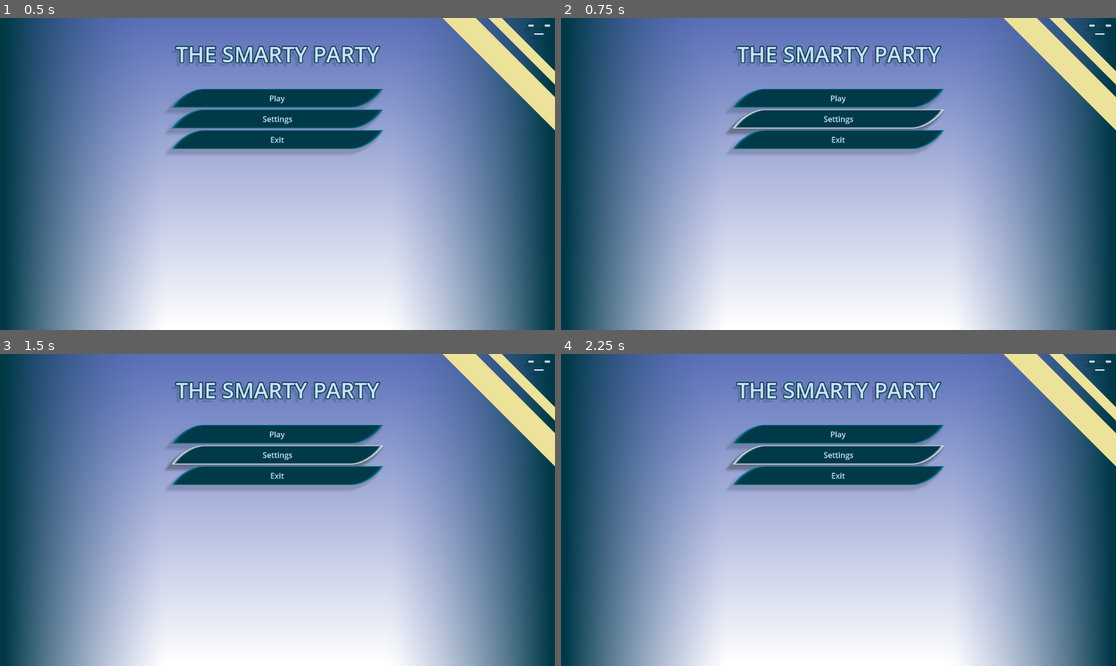
Above: before the commit, frames 1-4 (two rows, left to right).
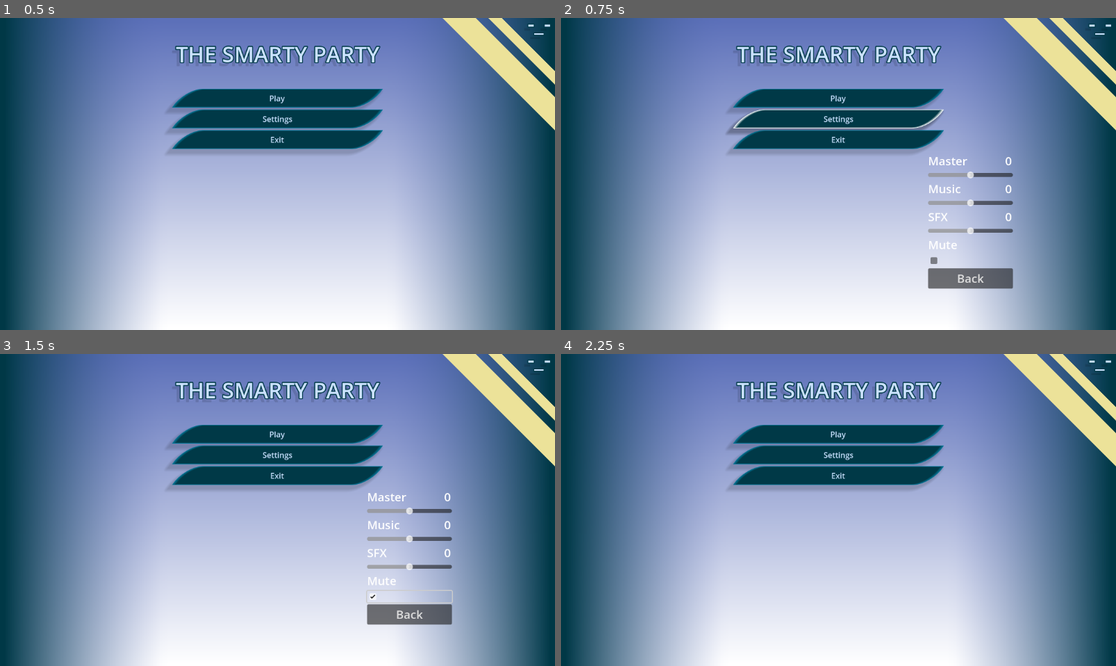
Above: after the commit, the same moments.

Repository: drigon573/The-Smarty-Party
Game: Godot game, scene res://Menus/MainMenu.tscn
Same seed, same stepped clock (60 frames per second), same inputs: the game is played once before the commit and once after it.
Inputs (mouse positions are in pixels of both pictures, inside the frame that each line leads up to):
- Up to frame 1 (0.5 s): no input
- Up to frame 2 (0.75 s): click "Settings" at 0.5 s
- Up to frame 3 (1.5 s): click (410, 597) at 1.27 s
- Up to frame 4 (2.25 s): click (971, 612) at 2 s, where only the run after the commit has a clickable "Back"

Frame 1 is identical in both runs. In frame 2, 1.9% of the frame differs, in the area x 66-82%, y 44-87%; in frame 3, 2.6%, in the area x 30-82%, y 29-87%; in frame 4, 0.6%.

Commit message:
copied settings for audio stuff from darkstew

Diff:
--- a/Menus/MainMenu.tscn
+++ b/Menus/MainMenu.tscn
@@ -6,6 +6,7 @@
 [ext_resource type="ButtonGroup" uid="uid://dqo68p6cbxr8" path="res://new_button_group.tres" id="4_bh8b5"]
 [ext_resource type="AudioStream" uid="uid://do5my8r2nne1k" path="res://Assets/spongebob-fail.mp3" id="5_cgase"]
 [ext_resource type="AudioStream" uid="uid://wmotssklbkru" path="res://Assets/eagle-rahhh.mp3" id="5_lcyuw"]
+[ext_resource type="PackedScene" uid="uid://dm520ml31opda" path="res://Menus/settings.tscn" id="7_asc4w"]
 
 [sub_resource type="Gradient" id="Gradient_pumre"]
 colors = PackedColorArray(1, 1, 1, 1, 1, 1, 1, 0)
@@ -63,6 +64,7 @@
 stream = ExtResource("2_7atbx")
 volume_db = -17.0
 autoplay = true
+bus = &"Music"
 parameters/looping = true
 
 [node name="Background" type="Control" parent="."]
@@ -134,7 +136,6 @@
 vertical_alignment = 1
 
 [node name="Main Menu" type="Control" parent="."]
-visible = false
 layout_mode = 3
 anchors_preset = 0
 offset_right = 1152.0
@@ -358,6 +359,7 @@
 text = "Settings"
 
 [node name="Question" type="Control" parent="."]
+visible = false
 layout_mode = 3
 anchors_preset = 0
 offset_right = 1152.0
@@ -538,6 +540,7 @@
 
 [node name="Correct Player" type="AudioStreamPlayer" parent="Question/Correct"]
 stream = ExtResource("5_lcyuw")
+bus = &"SFX"
 
 [node name="Incorrect" type="Node2D" parent="Question"]
 visible = false
@@ -587,7 +590,17 @@
 [node name="Wrong Player" type="AudioStreamPlayer" parent="Question/Incorrect"]
 stream = ExtResource("5_cgase")
 volume_db = -5.0
+bus = &"SFX"
+
+[node name="Settings" parent="." instance=ExtResource("7_asc4w")]
+visible = false
+offset_left = 850.0
+offset_top = 381.0
+offset_right = 850.0
+offset_bottom = 381.0
 
 [connection signal="pressed" from="Main Menu/VBoxContainer/Play" to="." method="_on_play_pressed"]
+[connection signal="pressed" from="Main Menu/VBoxContainer/Settings" to="." method="_on_settings_pressed"]
+[connection signal="pressed" from="Main Menu/VBoxContainer/Exit" to="." method="_on_exit_pressed"]
 [connection signal="pressed" from="Question/Back Button" to="." method="_on_back_button_pressed"]
 [connection signal="pressed" from="Question/ItemList/MarginContainer/GridContainer/Submit" to="." method="_on_submit_pressed"]
--- a/Menus/main_menu.gd
+++ b/Menus/main_menu.gd
@@ -10,8 +10,11 @@
 @onready var correctPlayer = $"Question/Correct/Correct Player"
 @onready var wrong = $Question/Incorrect
 @onready var wrongPlayer = $"Question/Incorrect/Wrong Player"
+@onready var questionBox = $Question/Label
+
 
 @onready var correctAnswer
+@onready var questionCounter: int = 0
 
 func _ready() -> void:
 	$"Main Menu".visible = true
@@ -26,6 +29,8 @@
 func _on_play_pressed() -> void:
 	$"Main Menu".visible = false
 	$Question.visible = true
+	questionCounter += 1
+	questionBox.text = " -= Question #" + str(questionCounter) + " =- "
 	randomCoords()
 
 func _on_submit_pressed() -> void:
@@ -58,6 +63,8 @@
 		name3.button_pressed = false
 		name4.button_pressed = false
 		#next question
+		questionCounter += 1
+		questionBox.text = " -= Question #" + str(questionCounter) + " =- "
 		randomCoords()
 
 var questionTotal = [0, 1, 2, 3, 4, 5, 6, 7, 8, 9] #number of floors in that theme - 1 bc it starts at 0
@@ -126,7 +133,7 @@
 		8:
 			question.text = "What is the densest planet in our solar system?"
 			name1.text = "Mars"
-			name2.text = "Naptune"
+			name2.text = "Neptune"
 			name3.text = "Saturn"
 			name4.text = "Earth"
 			correctAnswer = 4
@@ -143,6 +150,14 @@
 	levels -= 1
 	levelLabelNumber +=1
 	questionTotal.remove_at(inty)
+
+func _on_settings_pressed() -> void:
+	pass # Replace with function body.
+	$Settings.visible = true
+
+func _on_exit_pressed() -> void:
+	get_tree().quit()
+
 
 #func disbaleExit():
 	#if !Globals.hasPlayerVisitedMinesYet:
--- /dev/null
+++ b/Menus/settings.gd
@@ -0,0 +1,40 @@
+extends Control
+
+var master_volume: int = 0
+var music_volume: int = 0
+var sfx_volume: int = 0
+@onready var masterVolumeSlider = $"MarginContainer/VBoxContainer/Master Volume Slider"
+
+func _ready():
+	$".".visible = false
+	#sets value of slider to match volume value
+	$"MarginContainer/VBoxContainer/Master Volume Slider".set_value(master_volume)
+	$"MarginContainer/VBoxContainer/Music Volume Slider".set_value(music_volume)
+	$"MarginContainer/VBoxContainer/SFX Music Slider".set_value(sfx_volume)
+
+func _physics_process(delta: float) -> void:
+	if($".".visible):
+		$"MarginContainer/VBoxContainer/Master Volume/Master Volume Label".text = str(master_volume)
+		$"MarginContainer/VBoxContainer/Music Volume/Music Volume Label".text = str(music_volume)
+		$"MarginContainer/VBoxContainer/SFX Music/SFX Music Label".text = str(sfx_volume)
+
+func _on_master_volume_slider_value_changed(value: float) -> void:
+	AudioServer.set_bus_volume_db(0,value) #the 0 means the Master Bus
+	#actually changes volume
+	master_volume = value
+
+func _on_music_volume_slider_value_changed(value: float) -> void:
+	AudioServer.set_bus_volume_db(1,value) #the 1 means the Music Bus
+	#actually changes volume
+	music_volume = value
+
+func _on_sfx_music_slider_value_changed(value: float) -> void:
+	AudioServer.set_bus_volume_db(2,value) #the 2 means the Ambient Bus
+	#actually changes volume
+	sfx_volume = value
+
+func _on_check_box_toggled(toggled_on: bool) -> void:
+	AudioServer.set_bus_mute(0, $MarginContainer/VBoxContainer/CheckBox.button_pressed)
+
+func _on_return_to_main_menu_pressed() -> void:
+	$".".visible = false
--- /dev/null
+++ b/Menus/settings.tscn
@@ -0,0 +1,135 @@
+[gd_scene load_steps=2 format=3 uid="uid://dm520ml31opda"]
+
+[ext_resource type="Script" path="res://Menus/settings.gd" id="1_0wei2"]
+
+[node name="Settings" type="Control"]
+layout_mode = 3
+anchors_preset = 8
+anchor_left = 0.5
+anchor_top = 0.5
+anchor_right = 0.5
+anchor_bottom = 0.5
+grow_horizontal = 2
+grow_vertical = 2
+size_flags_horizontal = 4
+size_flags_vertical = 4
+script = ExtResource("1_0wei2")
+metadata/_edit_use_anchors_ = true
+
+[node name="MarginContainer" type="MarginContainer" parent="."]
+layout_mode = 1
+anchors_preset = 8
+anchor_left = 0.5
+anchor_top = 0.5
+anchor_right = 0.5
+anchor_bottom = 0.5
+offset_left = -88.0
+offset_top = -82.5
+offset_right = 88.0
+offset_bottom = 158.5
+grow_horizontal = 2
+grow_vertical = 2
+
+[node name="VBoxContainer" type="VBoxContainer" parent="MarginContainer"]
+layout_mode = 2
+
+[node name="AspectRatioContainer" type="AspectRatioContainer" parent="MarginContainer/VBoxContainer"]
+layout_mode = 2
+size_flags_vertical = 4
+
+[node name="MenuWall" type="Sprite2D" parent="MarginContainer/VBoxContainer/AspectRatioContainer"]
+position = Vector2(90.75, 90.5)
+scale = Vector2(1.05838, 1)
+
+[node name="Master Volume" type="Label" parent="MarginContainer/VBoxContainer"]
+layout_mode = 2
+theme_override_font_sizes/font_size = 24
+text = "Master"
+
+[node name="Master Volume Label" type="Label" parent="MarginContainer/VBoxContainer/Master Volume"]
+layout_mode = 0
+offset_left = 160.0
+offset_right = 170.0
+offset_bottom = 23.0
+theme_override_font_sizes/font_size = 24
+text = "7"
+
+[node name="Master Volume Slider" type="HSlider" parent="MarginContainer/VBoxContainer"]
+layout_mode = 2
+focus_neighbor_bottom = NodePath("../Music Volume Slider")
+focus_next = NodePath("../Music Volume Slider")
+min_value = -20.0
+max_value = 20.0
+step = 5.0
+
+[node name="Music Volume" type="Label" parent="MarginContainer/VBoxContainer"]
+layout_mode = 2
+theme_override_font_sizes/font_size = 24
+text = "Music"
+
+[node name="Music Volume Label" type="Label" parent="MarginContainer/VBoxContainer/Music Volume"]
+layout_mode = 0
+offset_left = 160.0
+offset_right = 170.0
+offset_bottom = 23.0
+theme_override_font_sizes/font_size = 24
+text = "7"
+
+[node name="Music Volume Slider" type="HSlider" parent="MarginContainer/VBoxContainer"]
+layout_mode = 2
+focus_neighbor_top = NodePath("../Master Volume Slider")
+focus_neighbor_bottom = NodePath("../SFX Music Slider")
+focus_next = NodePath("../SFX Music Slider")
+focus_previous = NodePath("../Master Volume Slider")
+min_value = -20.0
+max_value = 20.0
+step = 5.0
+
+[node name="SFX Music" type="Label" parent="MarginContainer/VBoxContainer"]
+layout_mode = 2
+theme_override_font_sizes/font_size = 24
+text = "SFX"
+
+[node name="SFX Music Label" type="Label" parent="MarginContainer/VBoxContainer/SFX Music"]
+layout_mode = 0
+offset_left = 160.0
+offset_right = 170.0
+offset_bottom = 23.0
+theme_override_font_sizes/font_size = 24
+text = "7"
+
+[node name="SFX Music Slider" type="HSlider" parent="MarginContainer/VBoxContainer"]
+layout_mode = 2
+focus_neighbor_top = NodePath("../Music Volume Slider")
+focus_neighbor_bottom = NodePath("../CheckBox")
+focus_next = NodePath("../CheckBox")
+focus_previous = NodePath("../Music Volume Slider")
+min_value = -20.0
+max_value = 20.0
+step = 5.0
+
+[node name="MuteLabel" type="Label" parent="MarginContainer/VBoxContainer"]
+layout_mode = 2
+theme_override_font_sizes/font_size = 24
+text = "Mute"
+
+[node name="CheckBox" type="CheckBox" parent="MarginContainer/VBoxContainer"]
+layout_mode = 2
+focus_neighbor_top = NodePath("../SFX Music Slider")
+focus_neighbor_bottom = NodePath("../ReturnToMainMenu")
+focus_next = NodePath("../ReturnToMainMenu")
+focus_previous = NodePath("../SFX Music Slider")
+
+[node name="ReturnToMainMenu" type="Button" parent="MarginContainer/VBoxContainer"]
+layout_mode = 2
+focus_neighbor_top = NodePath("../CheckBox")
+focus_previous = NodePath("../CheckBox")
+theme_override_font_sizes/font_size = 24
+text = "Back"
+icon_alignment = 1
+
+[connection signal="value_changed" from="MarginContainer/VBoxContainer/Master Volume Slider" to="." method="_on_master_volume_slider_value_changed"]
+[connection signal="value_changed" from="MarginContainer/VBoxContainer/Music Volume Slider" to="." method="_on_music_volume_slider_value_changed"]
+[connection signal="value_changed" from="MarginContainer/VBoxContainer/SFX Music Slider" to="." method="_on_sfx_music_slider_value_changed"]
+[connection signal="toggled" from="MarginContainer/VBoxContainer/CheckBox" to="." method="_on_check_box_toggled"]
+[connection signal="pressed" from="MarginContainer/VBoxContainer/ReturnToMainMenu" to="." method="_on_return_to_main_menu_pressed"]
--- /dev/null
+++ b/default_bus_layout.tres
@@ -0,0 +1,15 @@
+[gd_resource type="AudioBusLayout" format=3 uid="uid://dvts8j0w2esho"]
+
+[resource]
+bus/1/name = &"Music"
+bus/1/solo = false
+bus/1/mute = false
+bus/1/bypass_fx = false
+bus/1/volume_db = 0.0
+bus/1/send = &"Master"
+bus/2/name = &"SFX"
+bus/2/solo = false
+bus/2/mute = false
+bus/2/bypass_fx = false
+bus/2/volume_db = 0.0
+bus/2/send = &"Master"
Not shown: 1 places in Menus/MainMenu.tscn that only renumber resources
